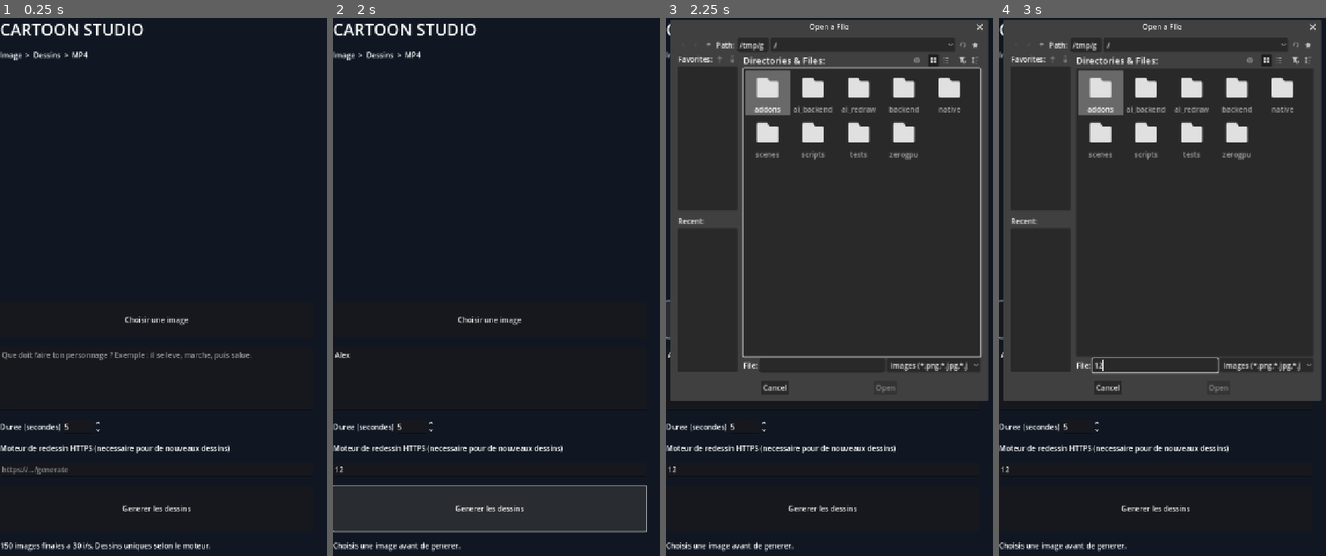
Above: before the commit, frames 1-4 (left to right).
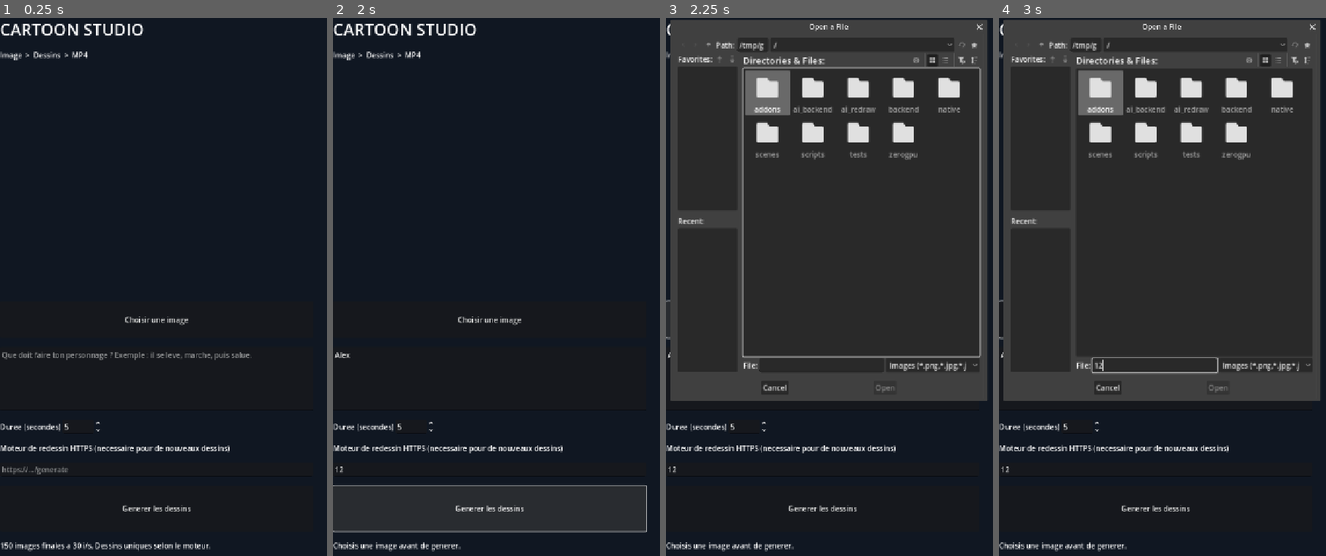
Above: after the commit, the same moments.

Repository: ericjamesempere-stack/MobileI2V-Xiaomi-
Game: Godot game, scene res://scenes/main.tscn
Two runs of this game, one before a commit and one after it. Both use one fixed random seed, a clock stepped at 60 frames per second and the inputs below.
Inputs (mouse positions are in pixels of both pictures, inside the frame that each line leads up to):
- Up to frame 1 (0.25 s): no input
- Up to frame 2 (2 s): click (489, 378) at 0.52 s; type "Alex" at 0.6 s; click (489, 469) at 0.75 s; type "12" at 0.83 s; click "Generer les dessins" at 1.25 s
- Up to frame 3 (2.25 s): click "Choisir une image" at 2 s
- Up to frame 4 (3 s): click (1155, 367) at 2.77 s; type "12" at 2.85 s

Frames 1-2 are identical in both runs. In frame 3, 1.3% of the frame differs, in the area x 27-99%, y 0-72%; in frame 4, 0.9%.

Commit message:
Fix dynamic script signal and coroutine calls in Cartoon Studio

Diff:
--- a/scripts/cartoon_studio.gd
+++ b/scripts/cartoon_studio.gd
@@ -87,11 +87,11 @@
     generator = Node.new()
     generator.set_script(load("res://scripts/image_sequence_generator.gd"))
     add_child(generator)
-    generator.progress.connect(_progress)
+    generator.connect("progress", Callable(self, "_progress"))
     exporter = Node.new()
     exporter.set_script(load("res://scripts/export_mp4.gd"))
     add_child(exporter)
-    exporter.status_label = status
+    exporter.set("status_label", status)
     _restore()
     _duration_changed(duration.value)
 
@@ -152,7 +152,7 @@
         var total := roundi(duration.value * FPS)
         for i in range(total):
             timeline.append(mini(frames.size() - 1, floori(float(i) * float(frames.size()) / float(total))))
-        await exporter.export_board_mp4(frames, timeline, duration.value)
+        await exporter.call("export_board_mp4", frames, timeline, duration.value)
         action.disabled = false
         busy = false
         return
@@ -169,7 +169,7 @@
     busy = true
     action.disabled = true
     var count := mini(120, maxi(2, roundi(duration.value * 6.0)))
-    var result: Dictionary = await generator.generate(source, prompt.text, endpoint.text, count, false, "", duration.value)
+    var result: Dictionary = await generator.call("generate", source, prompt.text, endpoint.text, count, false, "", duration.value)
     if not bool(result.get("ok", false)):
         status.text = "Generation arretee : " + str(result.get("error", "Erreur inconnue"))
     else:
